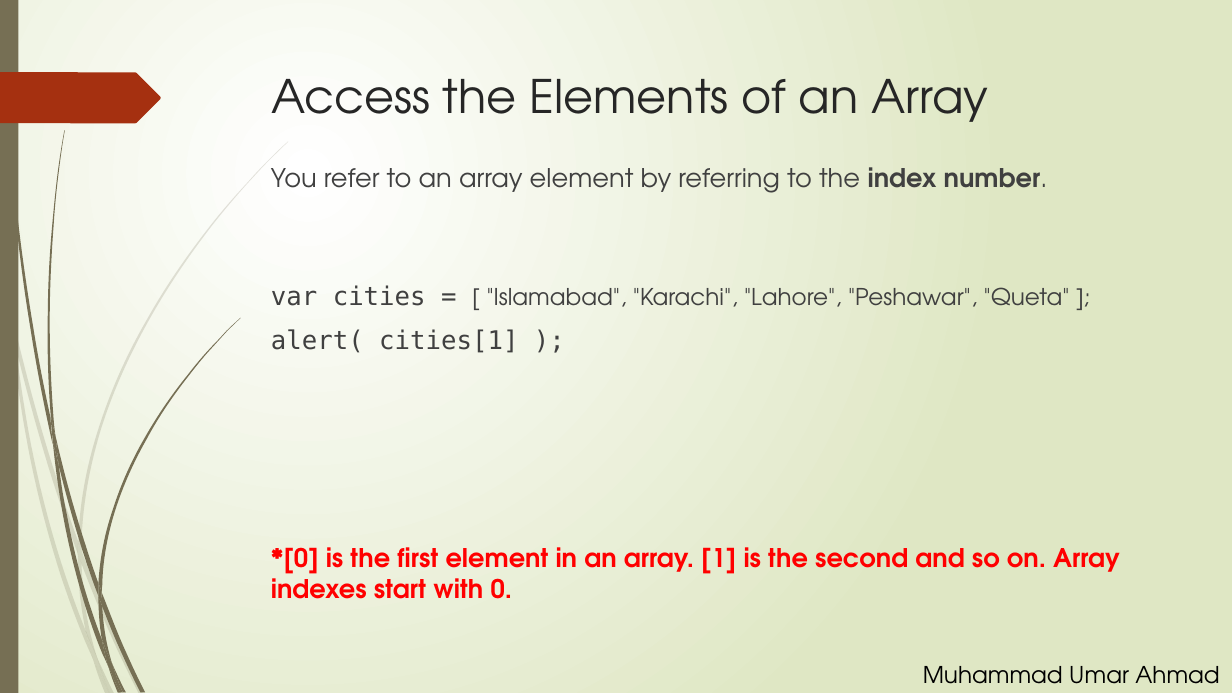
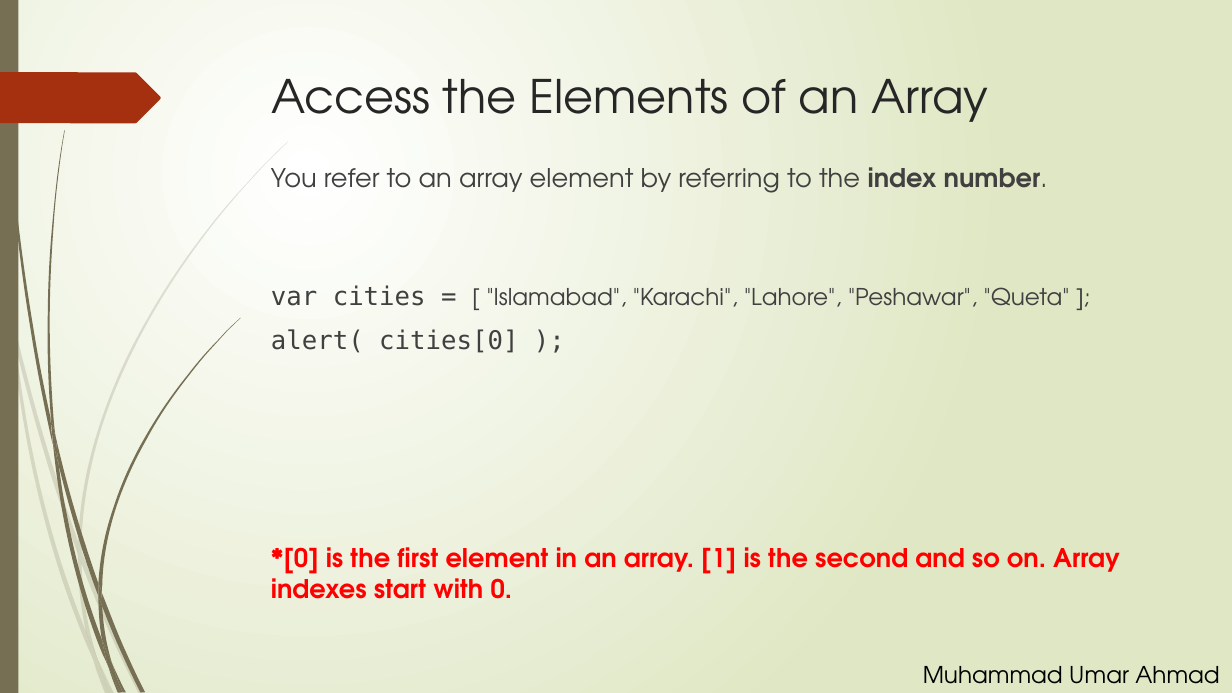
Before and after one commit to TechnaPK/cmad-practice-code, a slide deck: slide 5 of javascript/ch#15-20/Presentation.pptx. Drawn at 1232x693 pixels with LibreOffice and Linux fonts; fonts in the diff are those of the drawing. Boxes give left, top, right and bottom in pixels: in the first picture for what was removed or moved away, otherwise in the second. Text is boxed around its words. In the diff, an @@ line names an element or a change of style, - is before the commit and + after.

```diff
--- a/javascript/ch#15-20/Presentation.pptx
+++ b/javascript/ch#15-20/Presentation.pptx
@@ text at <box>271,329,518,353</box>: text changed @@
-alert( cities[1] );
+alert( cities[0] );
```
Also in this commit, not shown: 20 other files.
